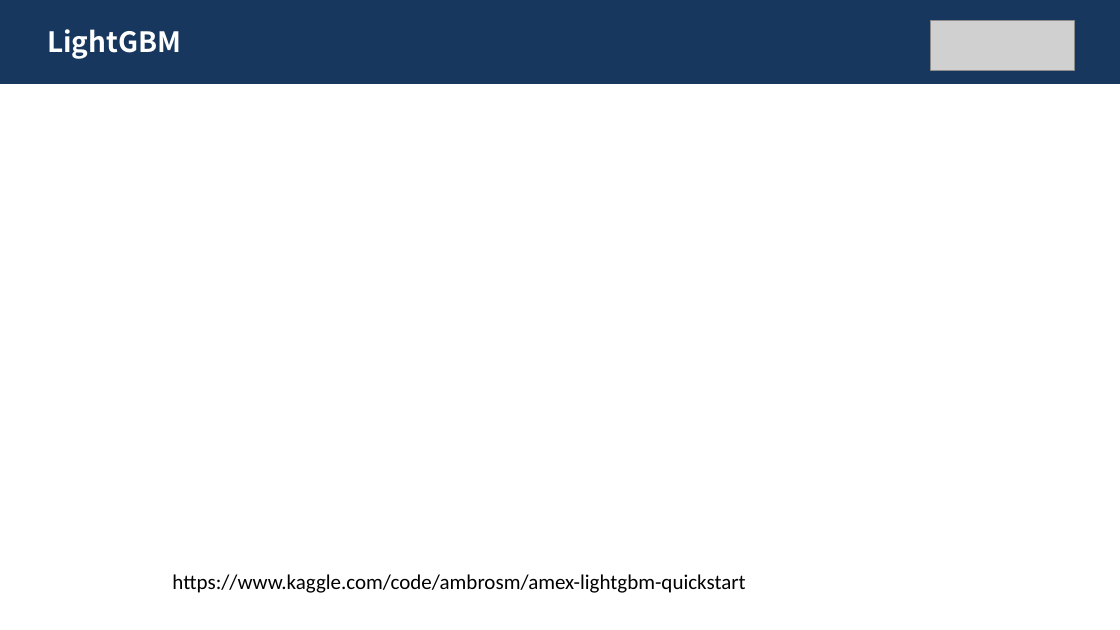
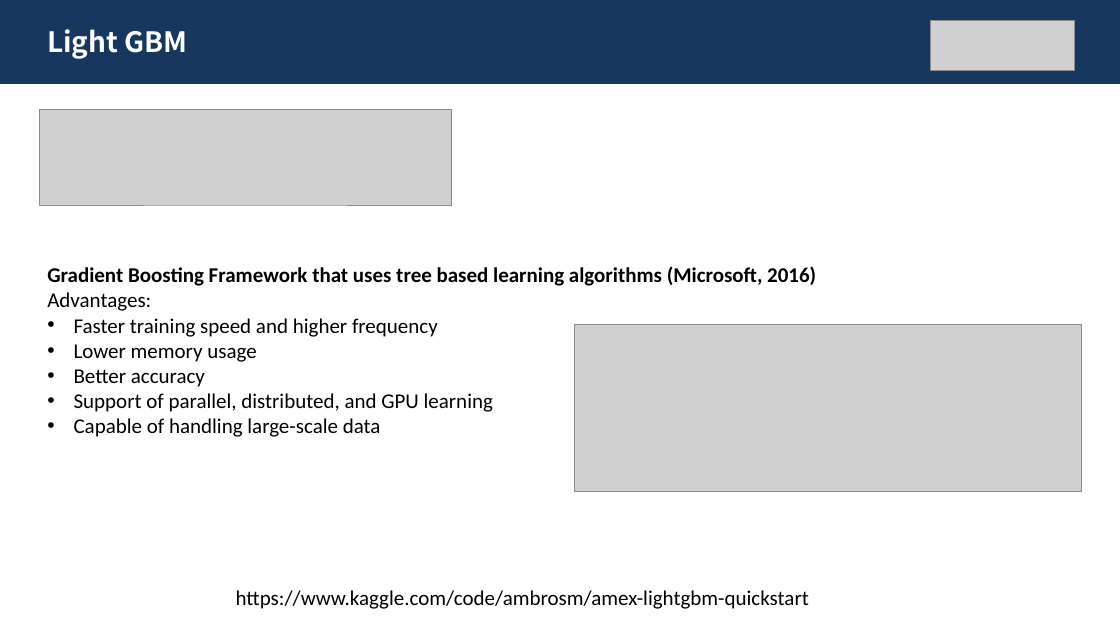
Before and after one commit to licao2998/EC601-A1-04, a slide deck: slide 10 of Sprint 3/Sprint3.pptx. Drawn at 1120x630 pixels with LibreOffice and Linux fonts; fonts in the diff are those of the drawing; grey boxes stand for pictures; background and template pictures are left out. Boxes give left, top, right and bottom in pixels: in the first picture for what was removed or moved away, otherwise in the second. Text is boxed around its words. In the diff, an @@ line names an element or a change of style, - is before the commit and + after.

```diff
--- a/Sprint 3/Sprint3.pptx
+++ b/Sprint 3/Sprint3.pptx
@@ text at box(47, 29, 188, 59): spaces changed @@
-LightGBM
+Light GBM
@@ picture added at box(39, 109, 451, 205) @@
@@ text added at box(47, 266, 816, 437), 18 pt, text #000000 @@
+Gradient Boosting Framework that uses tree based learning algorithms (Microsoft, 2016)
+Advantages:
+• Faster training speed and higher frequency
+• Lower memory usage
+• Better accuracy
+• Support of parallel, distributed, and GPU learning
+• Capable of handling large-scale data
@@ picture added at box(575, 324, 1081, 492) @@
@@ text "https://www.kaggle.com/code/ambrosm/amex-lightgbm-quickstart": place and size @@
-text "https://www.kaggle.com/code/ambrosm/amex-lightgbm-quickstart" at box(172, 574, 745, 593)
+text "https://www.kaggle.com/code/ambrosm/amex-lightgbm-quickstart" at box(236, 590, 809, 609)
```
Also in this commit, not shown: 1 other slide changed, 1 slide removed.
